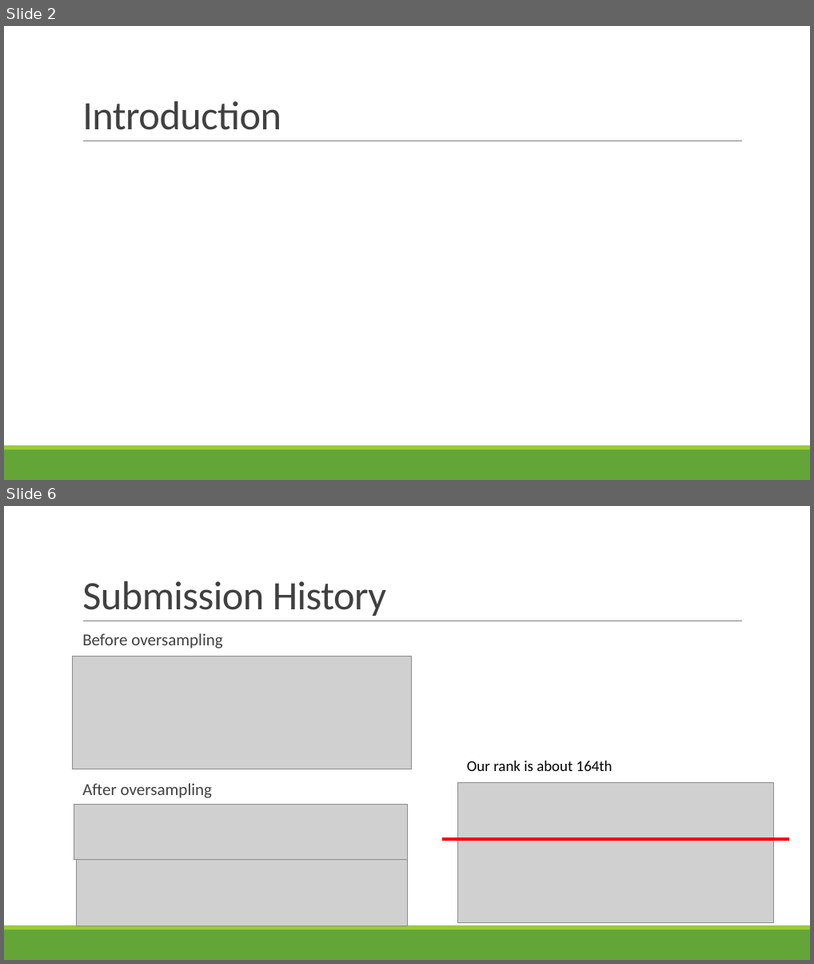
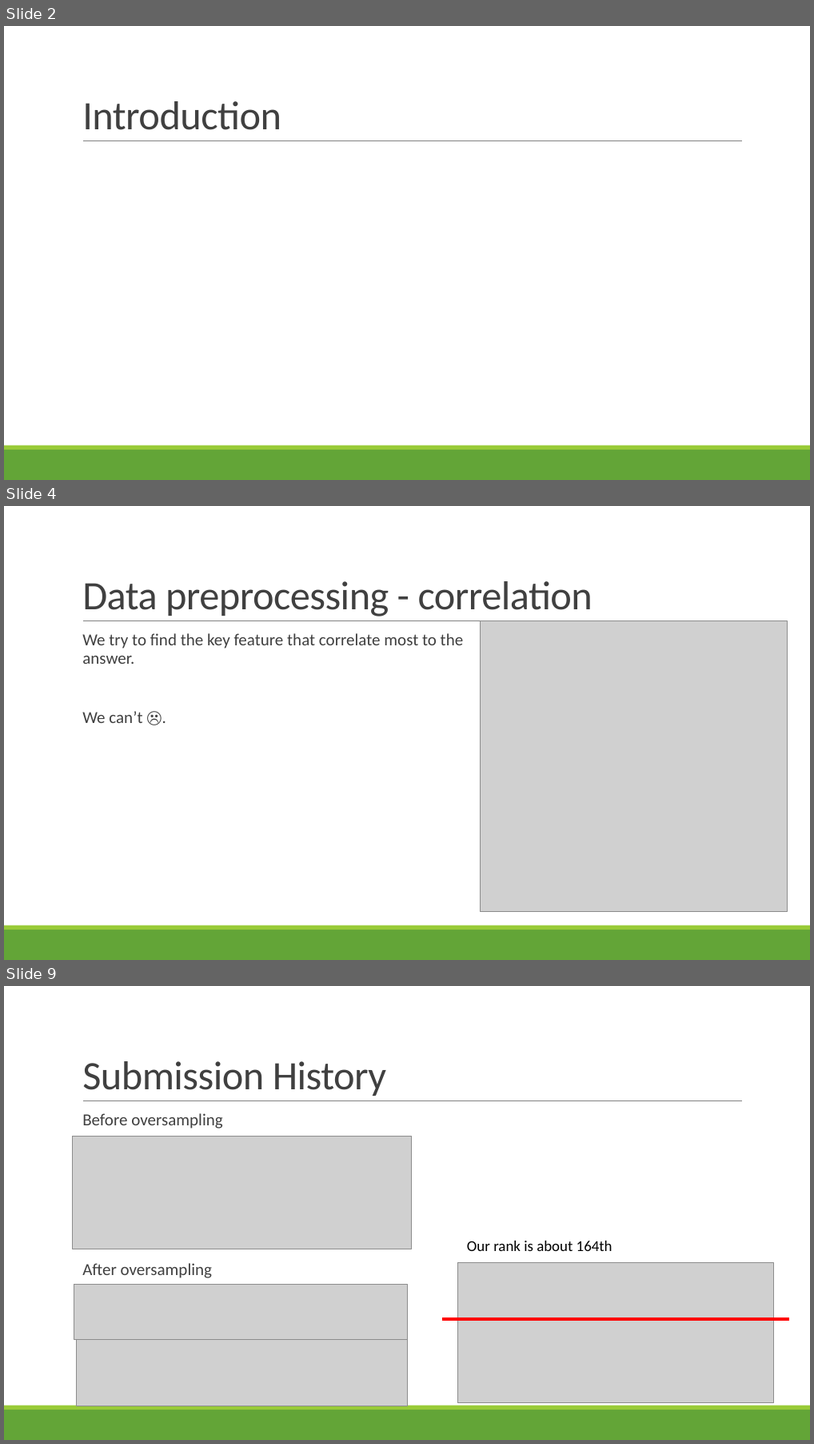
Before and after one commit to KaiTung/Money-laundering-forecast, a slide deck: 期末報告.pptx. Shown one above the other, each under a label of ours: slides 2 and 6 before the commit, slides 2, 4 and 9 after it; the slides between them are not shown. The pictures are 814x964 and 814x1444 pixels, drawn with LibreOffice and Linux fonts; fonts in the diff are those of the drawing; grey boxes stand for pictures. Boxes give left, top, right and bottom in pixels: in the first picture for what was removed or moved away, otherwise in the second. Text is boxed around its words. In the diff, an @@ line names an element or a change of style, - is before the commit and + after.

```diff
--- a/期末報告.pptx
+++ b/期末報告.pptx
@@ slide 4 added at (x1=4, y1=506, x2=810, y2=960), background #FFFFFF; not listed: 3 template elements that a slide beside it also shows @@
@@ title added at (x1=82, y1=581, x2=593, y2=616), 48 pt, text #404040 @@
+Data preprocessing - correlation
@@ picture added at (x1=481, y1=621, x2=787, y2=912) @@
@@ text added at (x1=82, y1=633, x2=464, y2=723), 20 pt, text #404040 @@
+  We try to find the key feature that correlate most to the answer.
+  We can’t ☹.
@@ what was slide 6 is now slide 9 @@
```
Also in this commit, not shown: 3 slides changed, 3 other slides added, 1 slide removed, 3 other files.
